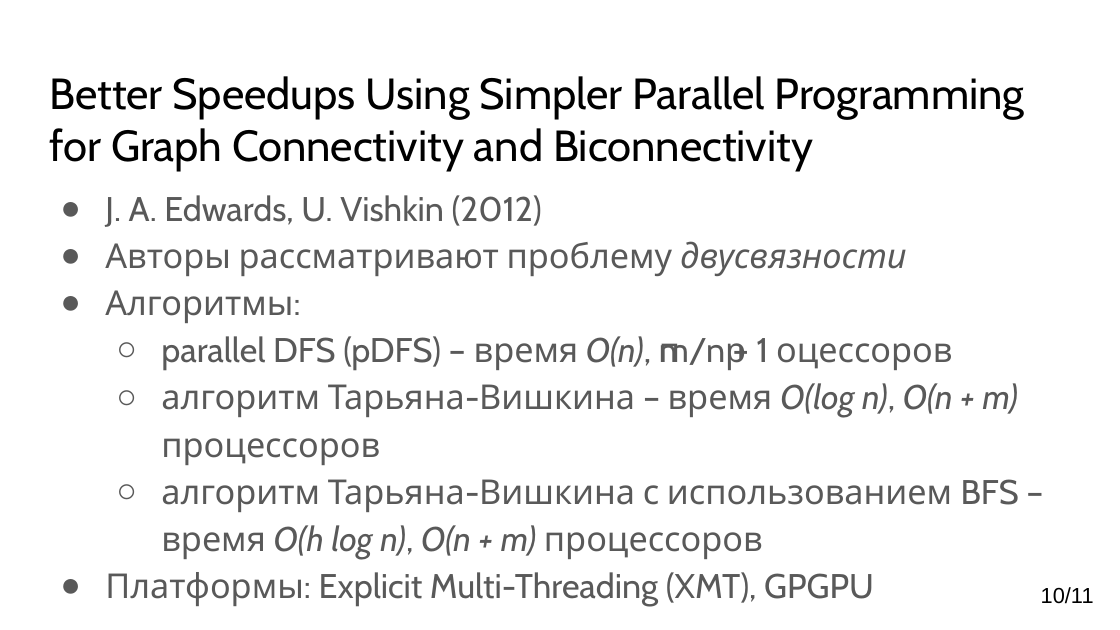
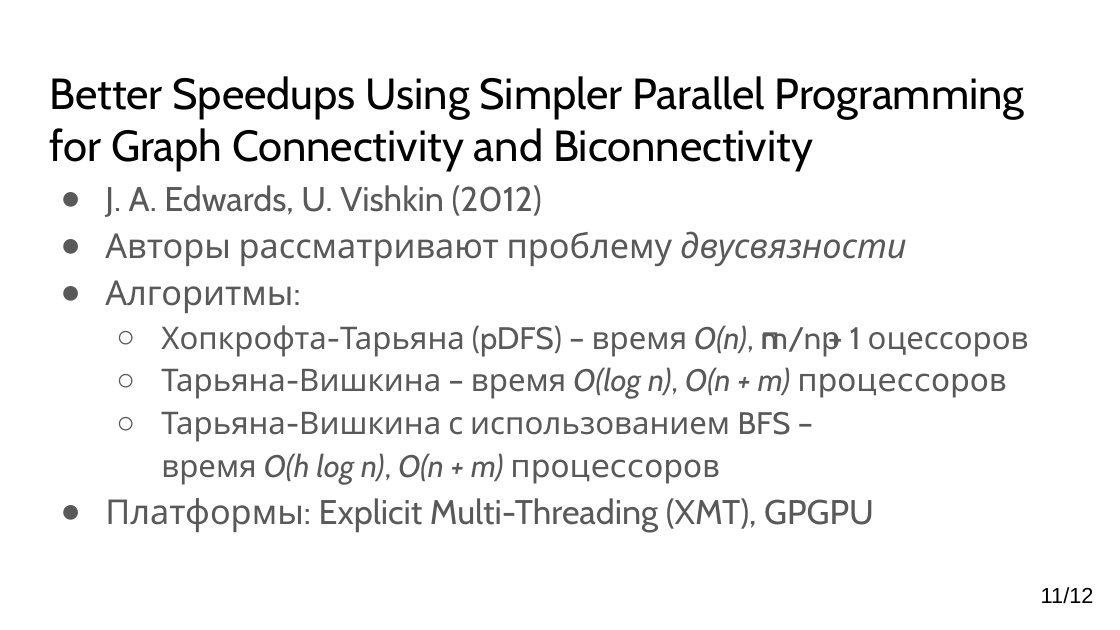
Before and after one commit to YaccConstructor/articles, a slide deck: slide 11 of 2017/GT/SmirenkoKirill/Connected components.pptx (slide 10 before the commit). Drawn at 1120x630 pixels with LibreOffice and Linux fonts; fonts in the diff are those of the drawing. Boxes give left, top, right and bottom in pixels: in the first picture for what was removed or moved away, otherwise in the second. Text is boxed around its words. In the diff, an @@ line names an element or a change of style, - is before the commit and + after.

```diff
--- a/2017/GT/SmirenkoKirill/Connected components.pptx
+++ b/2017/GT/SmirenkoKirill/Connected components.pptx
@@ text "J. A. Edwards, U. Vishkin ...": place and size @@
-text "J. A. Edwards, U. Vishkin ..." at (105, 195, 1019, 607)
+text "J. A. Edwards, U. Vishkin ..." at (105, 185, 1007, 532)
@@ text at (161, 325, 1007, 485): text changed; size 22 to 20 pt @@
-  ○ parallel DFS (pDFS) – время O(n), ⌈m/n⌉ + 1 процессоров
-  ○ алгоритм Тарьяна-Вишкина – время O(log n), O(n + m) процессоров
-  ○ алгоритм Тарьяна-Вишкина с использованием BFS –
-    время O(h log n), O(n + m) процессоров
+  ○ Хопкрофта-Тарьяна (pDFS) – время O(n), ⌈m/n⌉ + 1 процессоров
+  ○ Тарьяна-Вишкина – время O(log n), O(n + m) процессоров
+  ○ Тарьяна-Вишкина с использованием BFS –
+    время O(h log n), O(n + m) процессоров
@@ page number at (1041, 587, 1094, 604): text changed @@
-10/11
+11/12
```
Also in this commit, not shown: 3 other slides changed, 1 slide added, 1 other file.
